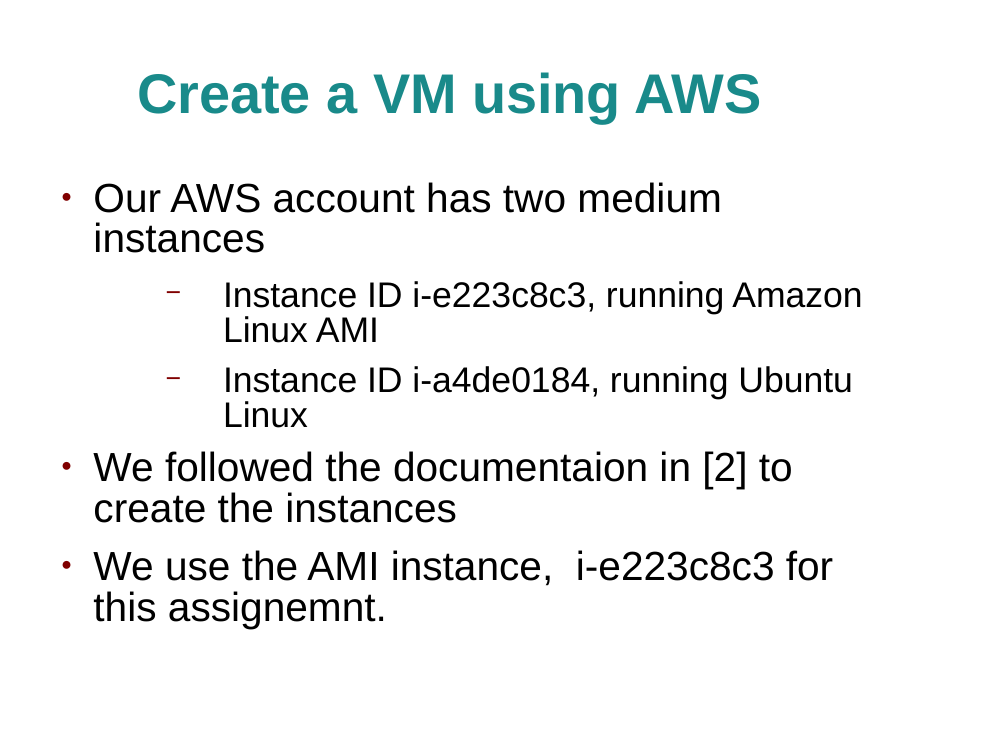
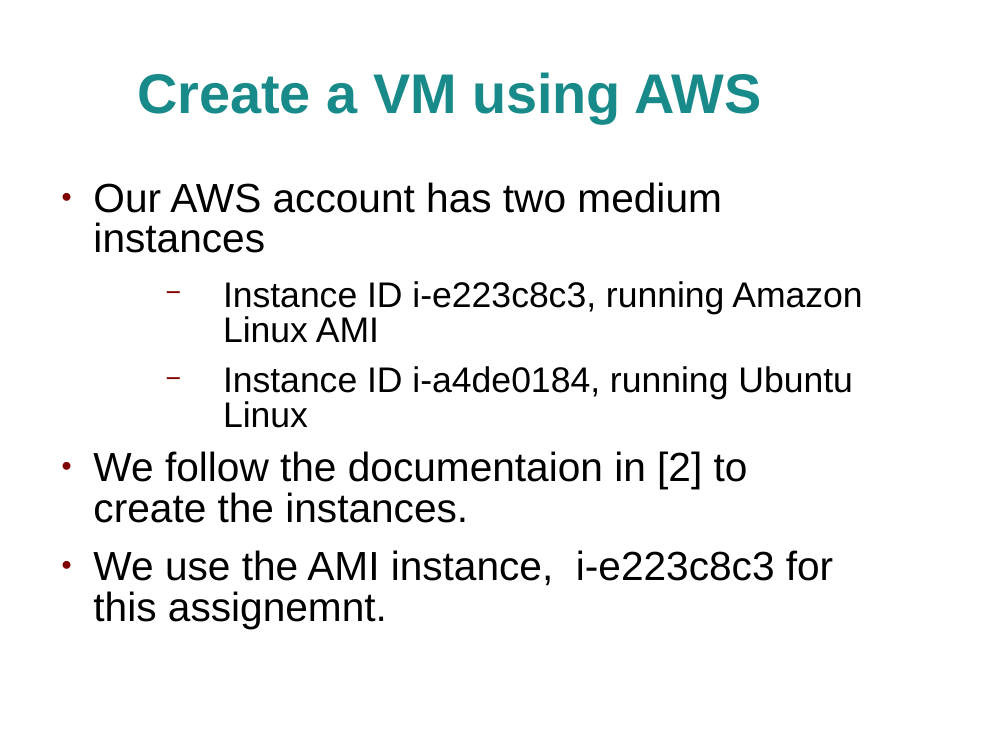
Before and after one commit to jhancock1975/cloud, a slide deck: slide 4 of assignment-1/assignment-1.ppt. Drawn at 1008x756 pixels with LibreOffice and Linux fonts; fonts in the diff are those of the drawing; background and template pictures are left out. Boxes give left, top, right and bottom in pixels: in the first picture for what was removed or moved away, otherwise in the second. Text is boxed around its words. In the diff, an @@ line names an element or a change of style, - is before the commit and + after.

```diff
--- a/assignment-1/assignment-1.ppt
+++ b/assignment-1/assignment-1.ppt
@@ text at bbox=[93, 451, 748, 523]: text changed @@
-● We followed the documentaion in [2] to create the instances
+● We follow the documentaion in [2] to create the instances.
```
Also in this commit, not shown: 4 other slides changed, 3 slides added, 1 slide removed, 1 other file.
